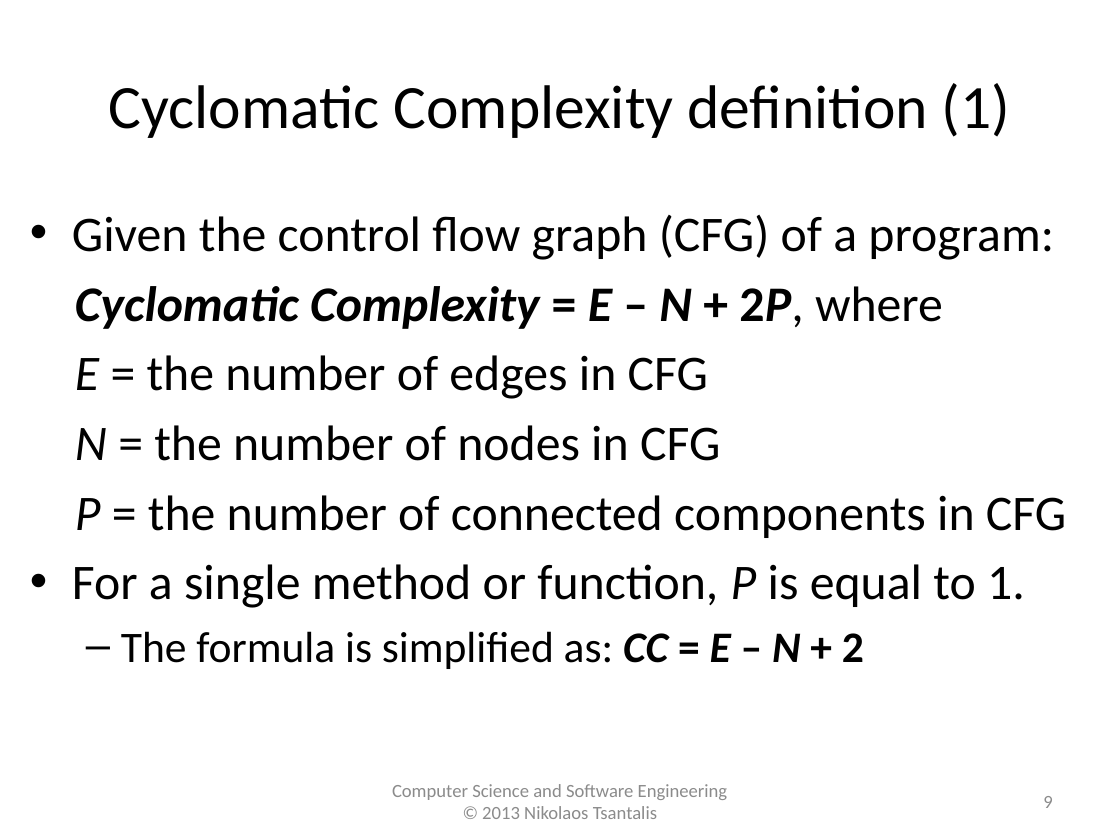
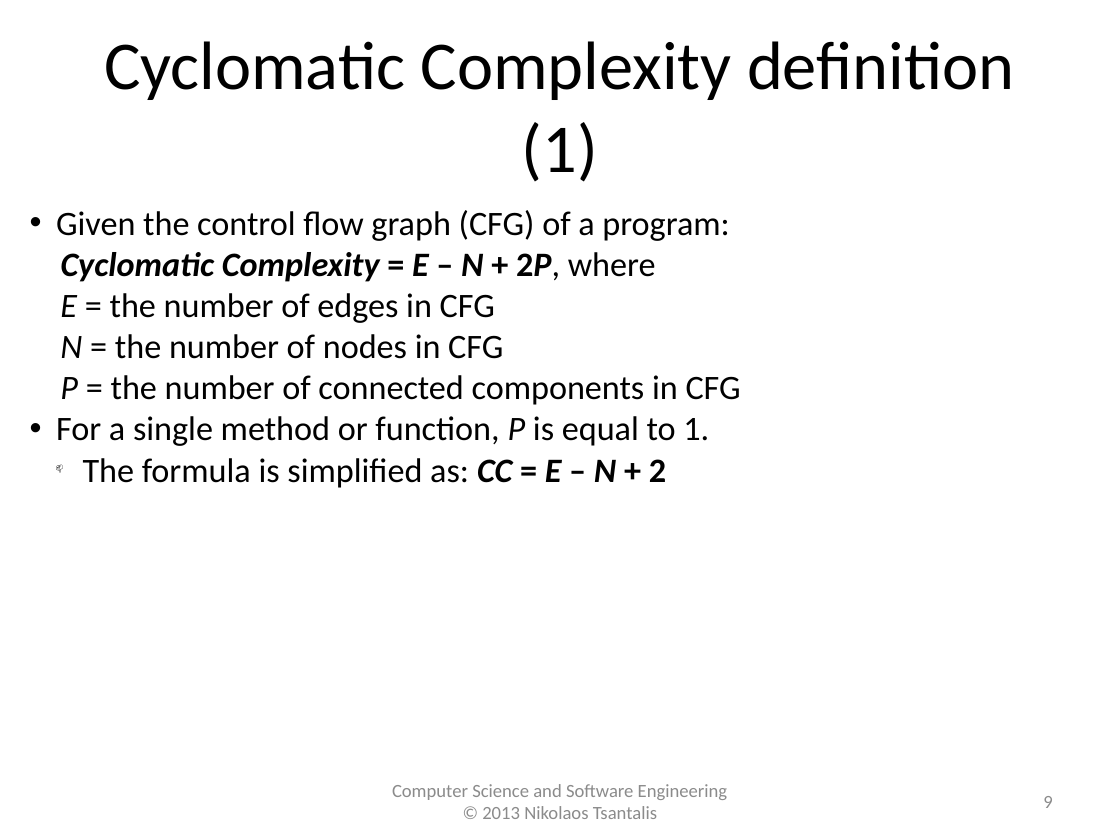
Before and after one commit to tajmilur-rahman/SOEN6611, a slide deck: slide 9 of lectures/lec2/McCabe_Complexity.pptx. Drawn at 1120x840 pixels with LibreOffice and Linux fonts; fonts in the diff are those of the drawing. Boxes give left, top, right and bottom in pixels: in the first picture for what was removed or moved away, otherwise in the second. Text is boxed around its words. In the diff, an @@ line names an element or a change of style, - is before the commit and + after.

```diff
--- a/lectures/lec2/McCabe_Complexity.pptx
+++ b/lectures/lec2/McCabe_Complexity.pptx
@@ text "Cyclomatic Complexity definition (1)" at (104, 41, 1014, 182): size 39.6 to 44 pt @@
@@ text "Given the control flow graph ..." at (56, 210, 741, 488): size 32 to 22 pt in "Given the control flow graph (CFG) of ...", "Cyclomatic Complexity = E – N + ...", "E = the number of edges in ...", "N = the number of nodes in ..." and 2 more places; size 28 to 22 pt in "The formula is simplified as: CC = ..."; indent changed; less space between paragraphs; bullet – to 📫 @@
@@ text "Computer Science and Software Engineering" at (392, 784, 728, 819): text colour #8C8C8C to #8B8B8B @@
```
Also in this commit, not shown: 14 other slides changed, 3 other files.
